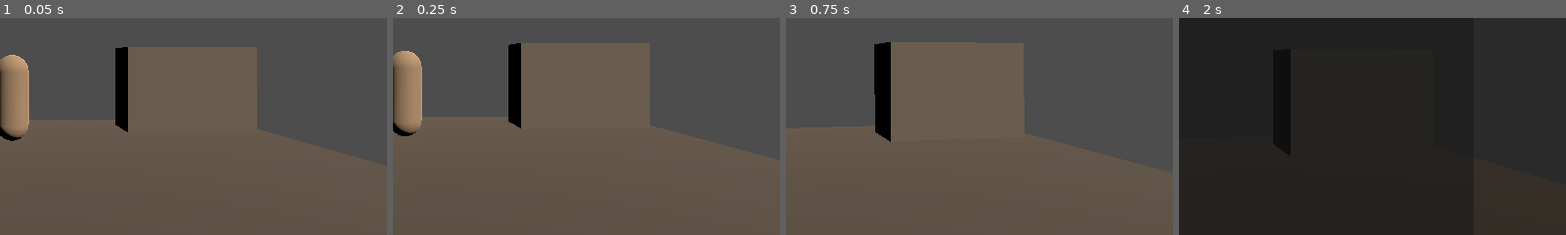
Above: before the commit, frames 1-4 (left to right).
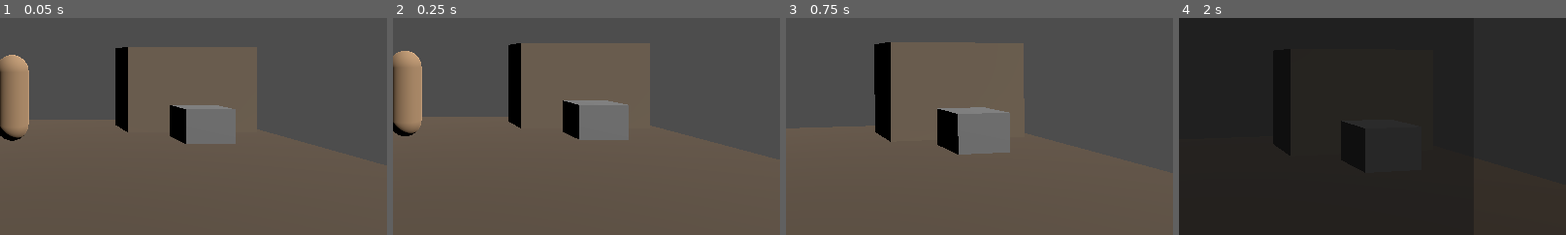
Above: after the commit, the same moments.

Repository: gatorpazz/open-world-game
Game: Godot game, scene res://scenes/world/suddels_stores.tscn
Two runs of this game, one before a commit and one after it. Both use one fixed random seed, a clock stepped at 60 frames per second and the inputs below. This scene is started directly instead of the project's main scene.
Inputs (mouse positions are % of the whole screen's width and height, from its top left):
- Up to frame 1 (0.05 s): no input
- Up to frame 2 (0.25 s): no input
- Up to frame 3 (0.75 s): tap Enter at 0.5 s; move the mouse to (55, 50) at 0.52 s; hold W (move_forward) from 0.53 s (still down); hold E (interact) from 0.53 s (still down); click (55, 50) at 0.67 s
- Up to frame 4 (2 s): tap Space (jump) at 0.77, 1.07 s; tap J (journal) at 0.8 s; release W (move_forward) at 1.25 s; release E (interact) at 1.25 s; click "Quests" at 1.25 s
The pictures show only the part of the screen within x 48-98%, y 40-90%; the shares and areas given below are measured in that part.

The runs differ from the first frame. In frame 1, 2.9% of the frame differs, in the area x 43-61%, y 40-59%; in frame 2, 3.0%; in frame 3, 3.8%, in the area x 39-58%, y 41-63%; in frame 4, less than 0.1%.

Commit message:
content: the counter opens — Suddel and Tansy trade
Canon-packet-authored trade dialogue: a 'trade' topic (opens_barter) for Suddel
(salter, roll-speech) and Tansy (market row, Lastlight), the [[trade]] keyword in
Suddel's greeting plus a new Tansy greeting, and merchant_def wired onto both Npc
nodes. Suddel's a_small_favor now pays the posted bounty in beads (give_gold 10).
A 'Stowage' stash chest sits in Suddel's stores, bound to Game.stash.

Review fixes: currency is 'beads' not 'coin' (the_shares canon, canon-keeper);
Npc clears _last_player on close via an _opening_barter hand-off flag; a
give_gold >= 0 content validator. Also tracks the generated .uid files for the
spec's new scripts. 530 tests green.

Co-Authored-By: Claude Opus 4.8 (1M context) <noreply@anthropic.com>

Diff:
--- a/data/dialogue/a_small_favor.tres
+++ b/data/dialogue/a_small_favor.tres
@@ -20,9 +20,10 @@
 script = ExtResource("2")
 npc_id = &"suddel"
 take_items = Array[ExtResource("3")]([SubResource("take_pelt")])
-text = "One pelt, posted bounty, entered. Here — a draught from stores for your trouble. Counted and kept — and the book doesn't forget a favor."
+text = "One pelt, posted bounty, entered. Here — a draught from stores and ten beads off the bounty string for your trouble. Counted and kept — and the book doesn't forget a favor."
 journal_entry = &"suddels_stores_favor"
 give_items = Array[ExtResource("3")]([SubResource("give_draught")])
+give_gold = 10
 
 [sub_resource type="Resource" id="resp_suddel_done"]
 script = ExtResource("2")
--- a/data/dialogue/greeting.tres
+++ b/data/dialogue/greeting.tres
@@ -11,7 +11,7 @@
 [sub_resource type="Resource" id="resp_suddel"]
 script = ExtResource("2")
 npc_id = &"suddel"
-text = "Mind the counter, it's working hours. Two crews out, …(184 unchanged characters)… _favor|a small favor]]. Bounty's posted."
+text = "Mind the counter, it's working hours. Two crews out, …(184 unchanged characters)… _favor|a small favor]]. Bounty's posted. And the stores counter's open on the bell — beads or goods, we can [[trade]]."
 
 [sub_resource type="Resource" id="resp_kellom"]
 script = ExtResource("2")
@@ -72,6 +72,11 @@
 npc_id = &"munnok"
 text = "Working. Talk fast. You'll be wanting [[the_three_versions|the counted version]] of what happened to you, I expect — everyone does, once they've heard the sung ones."
 
+[sub_resource type="Resource" id="resp_tansy"]
+script = ExtResource("2")
+npc_id = &"tansy"
+text = "Market row, love — simples strung overhead and drying well. First dose to any who need it, no bead asked. Past that, if you've salvage or beads, look the stall over and we'll [[trade]]."
+
 [sub_resource type="Resource" id="resp_fallback"]
 script = ExtResource("2")
 text = "Hm. You're new. Guest-portion's whatever's warm, and no one under this roof will let you sit cold. If it's talk you want, [[lastdoor]] has plenty."
@@ -80,4 +85,4 @@
 script = ExtResource("1")
 id = &"greeting"
 display_name = "Greeting"
-responses = Array[ExtResource("2")]([SubResource("resp_swift …(335 unchanged characters)… ource("resp_munnok"), SubResource("resp_fallback")])
+responses = Array[ExtResource("2")]([SubResource("resp_swift …(335 unchanged characters)… ource("resp_munnok"), SubResource("resp_tansy"), SubResource("resp_fallback")])
--- /dev/null
+++ b/data/dialogue/trade.tres
@@ -0,0 +1,23 @@
+[gd_resource type="Resource" script_class="DialogueTopicDef" load_steps=4 format=3]
+
+[ext_resource type="Script" path="res://scripts/resources/dialogue_topic_def.gd" id="1"]
+[ext_resource type="Script" path="res://scripts/resources/dialogue_response.gd" id="2"]
+
+[sub_resource type="Resource" id="resp_suddel_trade"]
+script = ExtResource("2")
+npc_id = &"suddel"
+text = "Counter's open, then. Draughts, rope, lamp-oil — all posted to the bead. Show me beads or pelts and we'll enter it."
+opens_barter = true
+
+[sub_resource type="Resource" id="resp_tansy_trade"]
+script = ExtResource("2")
+npc_id = &"tansy"
+text = "Look the stall over, love. Simples dried and a rarity or two if the crews were kind. Tell me what you'll take and what you're offering."
+opens_barter = true
+
+[resource]
+script = ExtResource("1")
+id = &"trade"
+display_name = "trade"
+lore_sources = Array[StringName]([&"suddel", &"tansy"])
+responses = Array[ExtResource("2")]([SubResource("resp_suddel_trade"), SubResource("resp_tansy_trade")])
--- a/scenes/world/lastdoor.tscn
+++ b/scenes/world/lastdoor.tscn
@@ -1,9 +1,10 @@
-[gd_scene load_steps=25 format=3]
+[gd_scene load_steps=26 format=3]
 
 [ext_resource type="PackedScene" path="res://scenes/world/npc.tscn" id="1_npc"]
 [ext_resource type="PackedScene" path="res://scenes/world/transition_door.tscn" id="2_door"]
 [ext_resource type="Resource" path="res://data/npcs/swift.tres" id="3_swift"]
 [ext_resource type="Resource" path="res://data/npcs/tansy.tres" id="4_tansy"]
+[ext_resource type="Resource" path="res://data/merchants/tansy.tres" id="9_tansy_merchant"]
 [ext_resource type="Resource" path="res://data/npcs/wren.tres" id="5_wren"]
 [ext_resource type="Resource" path="res://data/npcs/munnok.tres" id="6_munnok"]
 [ext_resource type="Resource" path="res://data/npcs/wester.tres" id="7_wester"]
@@ -218,6 +219,7 @@
 [node name="Tansy" parent="." instance=ExtResource("1_npc")]
 transform = Transform3D(1, 0, 0, 0, 1, 0, 0, 0, 1, -12.5, 0, 0)
 def = ExtResource("4_tansy")
+merchant_def = ExtResource("9_tansy_merchant")
 
 [node name="Wren" parent="." instance=ExtResource("1_npc")]
 transform = Transform3D(1, 0, 0, 0, 1, 0, 0, 0, 1, -6, 0, 20)
--- a/scenes/world/suddels_stores.tscn
+++ b/scenes/world/suddels_stores.tscn
@@ -7,6 +7,8 @@
 [ext_resource type="Script" path="res://scripts/resources/inventory.gd" id="5_inventory"]
 [ext_resource type="Script" path="res://scripts/resources/item_stack.gd" id="6_item_stack"]
 [ext_resource type="Resource" path="res://data/npcs/suddel.tres" id="7_suddel"]
+[ext_resource type="Resource" path="res://data/merchants/suddel.tres" id="11_suddel_merchant"]
+[ext_resource type="PackedScene" path="res://scenes/world/stash_container.tscn" id="12_stash"]
 [ext_resource type="Resource" path="res://data/items/rat_pelt.tres" id="8_rat_pelt"]
 [ext_resource type="Resource" path="res://data/items/sack_of_ore.tres" id="9_sack_of_ore"]
 [ext_resource type="Resource" path="res://data/items/mana_draught.tres" id="10_mana_draught"]
@@ -67,6 +69,7 @@
 [node name="Suddel" parent="." instance=ExtResource("1_npc")]
 transform = Transform3D(1, 0, 0, 0, 1, 0, 0, 0, 1, 0, 0, -3)
 def = ExtResource("7_suddel")
+merchant_def = ExtResource("11_suddel_merchant")
 
 [node name="StoresCrate" parent="." instance=ExtResource("4_container")]
 transform = Transform3D(1, 0, 0, 0, 1, 0, 0, 0, 1, -4, 0, -3)
@@ -77,6 +80,10 @@
 transform = Transform3D(1, 0, 0, 0, 1, 0, 0, 0, 1, 4, 0, 1)
 item = ExtResource("8_rat_pelt")
 
+[node name="Stash" parent="." instance=ExtResource("12_stash")]
+transform = Transform3D(1, 0, 0, 0, 1, 0, 0, 0, 1, 4, 0, -3)
+display_name = "Stowage"
+
 [node name="QuarantineShelf" type="MeshInstance3D" parent="."]
 transform = Transform3D(1, 0, 0, 0, 1, 0, 0, 0, 1, 4.2, 1, -4)
 mesh = SubResource("mesh_shelf")
--- a/scripts/world/npc.gd
+++ b/scripts/world/npc.gd
@@ -22,6 +22,9 @@
 ## The player from the current interaction — the barter panel needs its
 ## InventoryComponent, and barter_requested fires after open().
 var _last_player: Player = null
+## True only across the dialogue -> barter hand-off, so the dialogue close it
+## triggers does not clear _last_player before the counter opens.
+var _opening_barter := false
 
 @onready var interactable: Interactable = $Interactable
 
@@ -55,6 +58,8 @@
 
 func _on_panel_closed() -> void:
 	_panel = null
+	if not _opening_barter:
+		_last_player = null
 
 
 ## Closes the dialogue panel and opens the counter over the live merchant
@@ -63,7 +68,9 @@
 	if merchant_def == null or _merchant_inventory == null or _last_player == null:
 		return
 	if _panel != null:
+		_opening_barter = true
 		_panel.close()
+		_opening_barter = false
 	_barter_panel = BARTER_SCENE.instantiate()
 	add_child(_barter_panel)
 	_barter_panel.closed.connect(_on_barter_panel_closed)
@@ -73,6 +80,7 @@
 
 func _on_barter_panel_closed() -> void:
 	_barter_panel = null
+	_last_player = null
 
 
 ## The runtime stock + purse, rebuilt from the def (spec 016). gold IS the
--- a/tests/data/test_dialogue_topics.gd
+++ b/tests/data/test_dialogue_topics.gd
@@ -6,7 +6,7 @@
 const DIR := "res://data/dialogue"
 const NPC_DIR := "res://data/npcs"
 const JOURNAL_DIR := "res://data/journal"
-const EXPECTED_COUNT := 21
+const EXPECTED_COUNT := 22
 
 var _topics: Array[DialogueTopicDef] = []
 var _topic_ids: Dictionary[StringName, bool] = {}
@@ -31,6 +31,14 @@
 
 func test_expected_count() -> void:
 	assert_eq(_topics.size(), EXPECTED_COUNT, "update EXPECTED_COUNT when adding topics")
+
+
+func test_give_gold_is_never_negative() -> void:
+	# give_gold is a reward effect (spec 016) — content must never encode a
+	# negative "reward" the pay-out path would silently subtract.
+	for topic: DialogueTopicDef in _topics:
+		for response: DialogueResponse in topic.responses:
+			assert_gte(response.give_gold, 0, "%s: a give_gold reward is never negative" % topic.id)
 
 
 func test_ids_are_unique_and_match_filenames() -> void:
--- a/tests/scenes/test_npc_dialogue.gd
+++ b/tests/scenes/test_npc_dialogue.gd
@@ -8,6 +8,7 @@
 const PLAYER_SCENE := preload("res://scenes/player.tscn")
 const SWIFT := preload("res://data/npcs/swift.tres")
 const SUDDEL := preload("res://data/npcs/suddel.tres")
+const SUDDEL_MERCHANT := preload("res://data/merchants/suddel.tres")
 const RAT_PELT := preload("res://data/items/rat_pelt.tres")
 const HEALING_DRAUGHT := preload("res://data/items/healing_draught.tres")
 
@@ -156,6 +157,35 @@
 	assert_signal_emitted(_player.inventory_component, "gold_changed")
 
 
+func test_trade_topic_opens_the_barter_counter() -> void:
+	# A merchant NPC's trade response (opens_barter) fires barter_requested;
+	# the Npc closes dialogue and opens the BarterPanel over its live stock.
+	var suddel: Npc = NPC_SCENE.instantiate()
+	suddel.def = SUDDEL
+	suddel.merchant_def = SUDDEL_MERCHANT
+	add_child_autofree(suddel)
+	suddel.interactable.interact(_player)
+	_player.journal.learn_topic(&"trade")
+	var panel: DialoguePanel = suddel._panel
+	panel.show_topic(&"trade")
+	await wait_process_frames(1)
+	assert_null(suddel._panel, "the dialogue panel closed on the barter hand-off")
+	assert_not_null(suddel._barter_panel, "the counter opened")
+	assert_eq(
+		suddel._barter_panel.buy_row_count(),
+		SUDDEL_MERCHANT.stock.size(),
+		"the counter shows the merchant's stock"
+	)
+	suddel._barter_panel.close()
+
+
+func test_non_merchant_ignores_a_barter_response() -> void:
+	# Swift has no merchant_def: a barter_requested would find nothing to open.
+	var panel := _open_panel()
+	panel.barter_requested.emit()
+	assert_null(_npc._barter_panel, "no counter without a merchant_def")
+
+
 func test_unanswerable_keyword_click_says_so() -> void:
 	# Swift cannot answer suddel-only a_small_favor: clicking its keyword
 	# appends a notice instead of a silent no-op.
Not shown: 1 places in data/dialogue/greeting.tres that only renumber resources
Not shown: 1 places in scenes/world/suddels_stores.tscn that only renumber resources
Not shown, added: scripts/economy/barter_rules.gd.uid
Not shown, added: scripts/economy/merchant_library.gd.uid
Not shown, added: scripts/resources/merchant_def.gd.uid
Not shown, added: scripts/ui/barter_panel.gd.uid
Not shown, added: scripts/world/stash_container.gd.uid
Not shown, added: tests/data/test_merchant_defs.gd.uid
Not shown, added: tests/scenes/test_barter_panel.gd.uid
Not shown, added: tests/scenes/test_stash.gd.uid
Not shown, added: tests/unit/test_barter_rules.gd.uid
Not shown, changed: docs/lore/npcs/suddel.md
